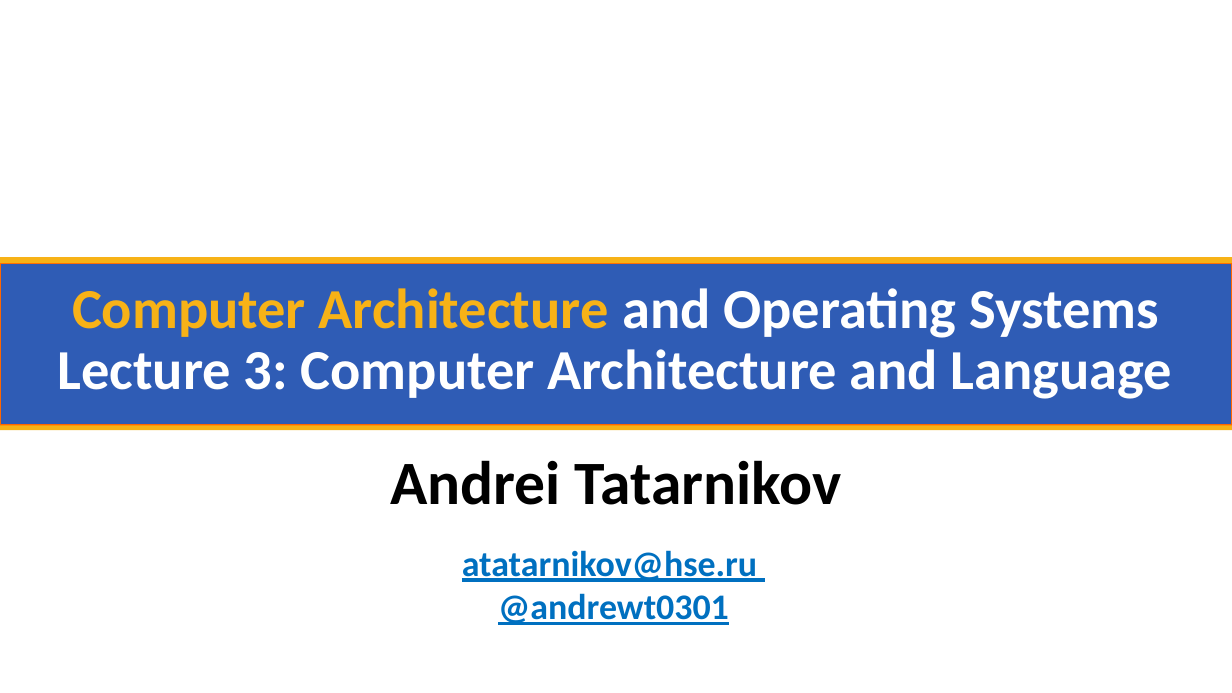
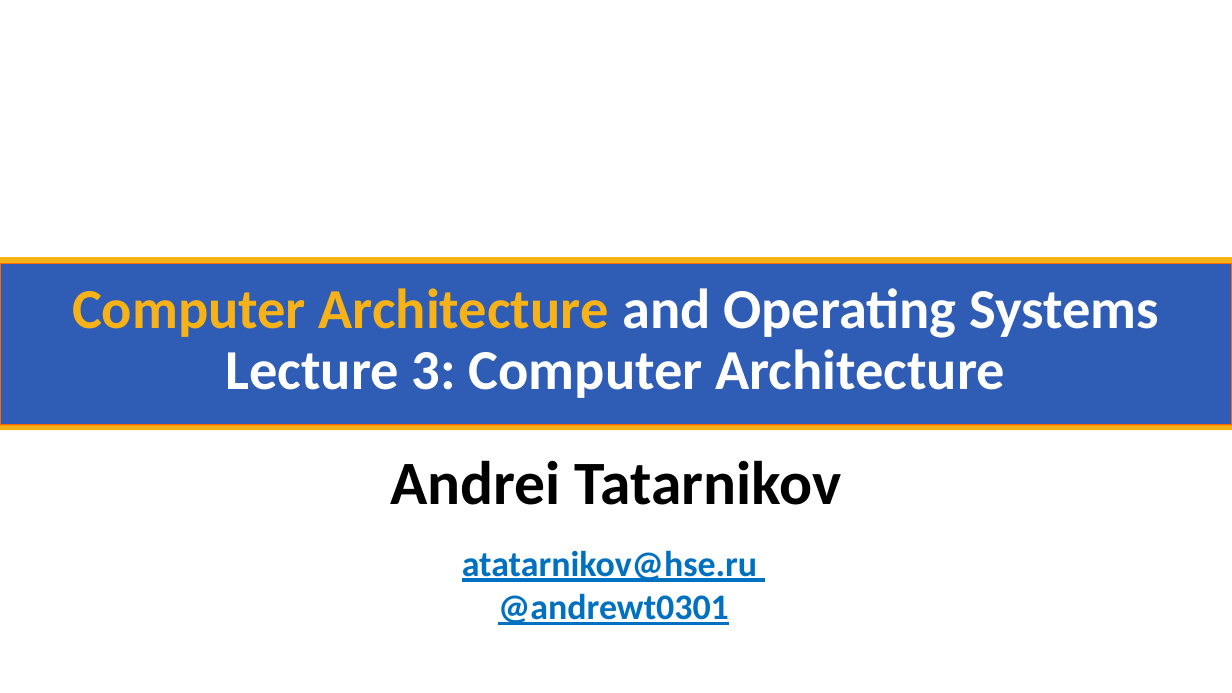
Before and after one commit to andrewt0301/hse-acos-course, a slide deck: slide 1 of docs/part1ca/03_CPU/CA_Lecture_03.pptx. Drawn at 1232x693 pixels with LibreOffice and Linux fonts; fonts in the diff are those of the drawing; background and template pictures are left out. Boxes give left, top, right and bottom in pixels: in the first picture for what was removed or moved away, otherwise in the second. Text is boxed around its words. In the diff, an @@ line names an element or a change of style, - is before the commit and + after.

```diff
--- a/docs/part1ca/03_CPU/CA_Lecture_03.pptx
+++ b/docs/part1ca/03_CPU/CA_Lecture_03.pptx
@@ title at (72,288,1159,398): text changed @@
-Computer Architecture and Operating Systems
-Lecture 3: Computer Architecture and Language
+Computer Architecture and Operating Systems
+Lecture 3: Computer Architecture
```
Also in this commit, not shown: 1 other slide changed, 12 slides added, 2 slides removed, 2 other files.
